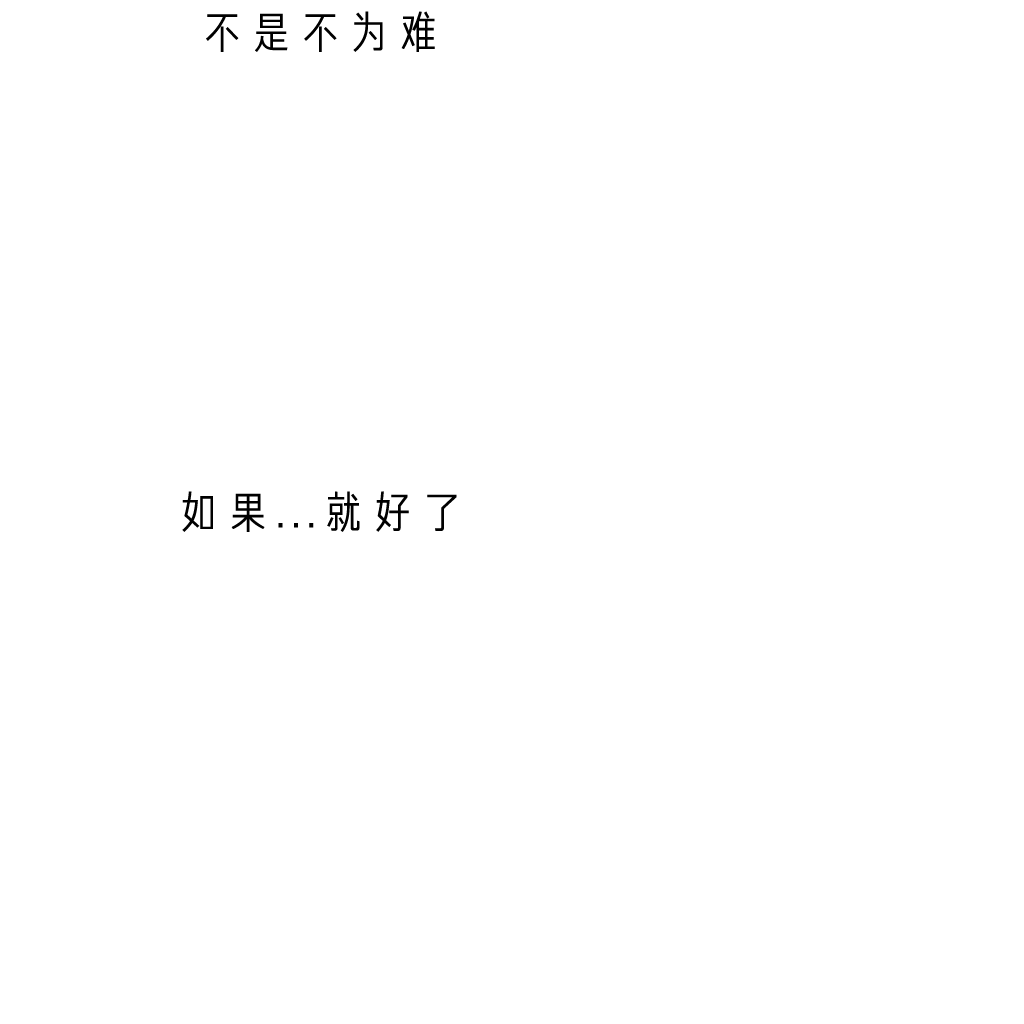
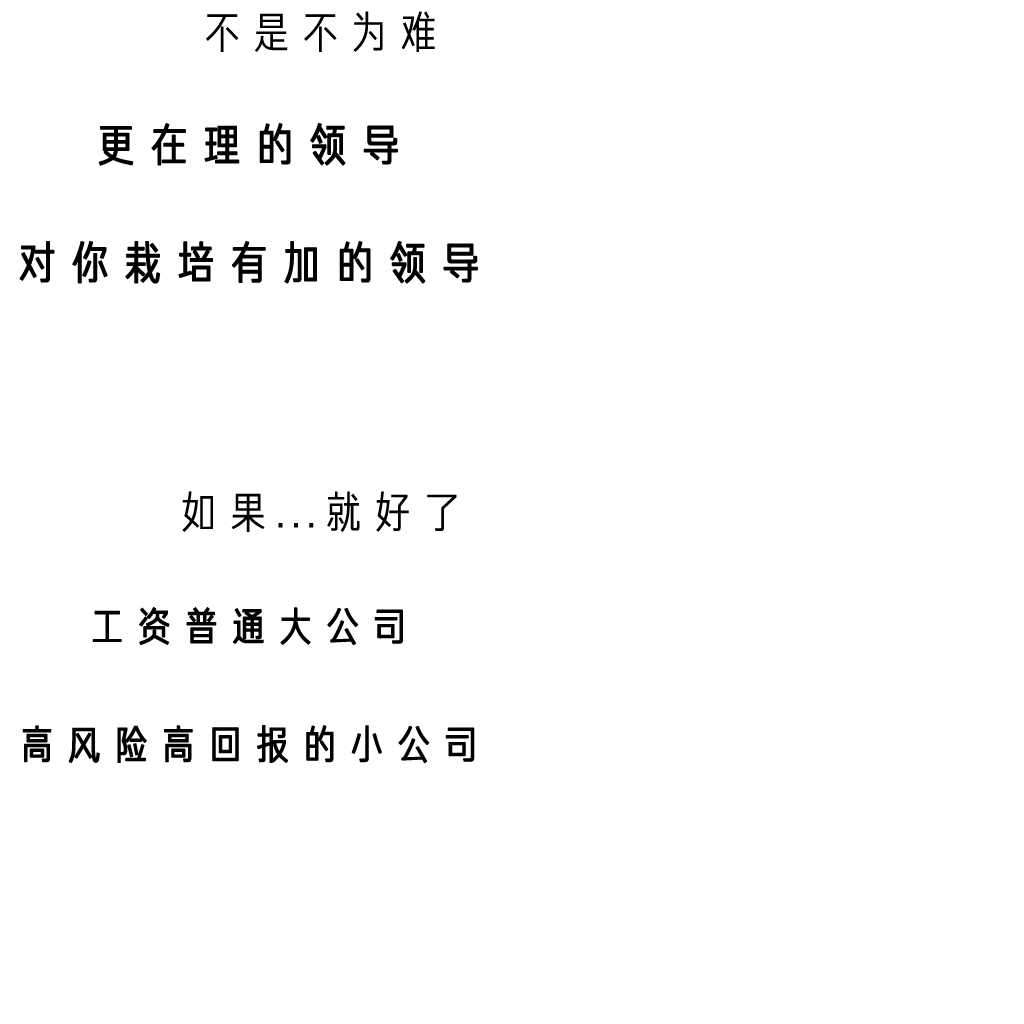
Revision of a layered (1024, 1024) image; what changed, layer by layer:
painted on "工资普通大公司" over [92, 607, 403, 646]
painted on "高风险高回报的小公司" over [22, 725, 475, 764]
painted on "更在理的领导" over [98, 123, 398, 166]
painted on "对你栽培有加的领导" over [19, 241, 478, 284]
